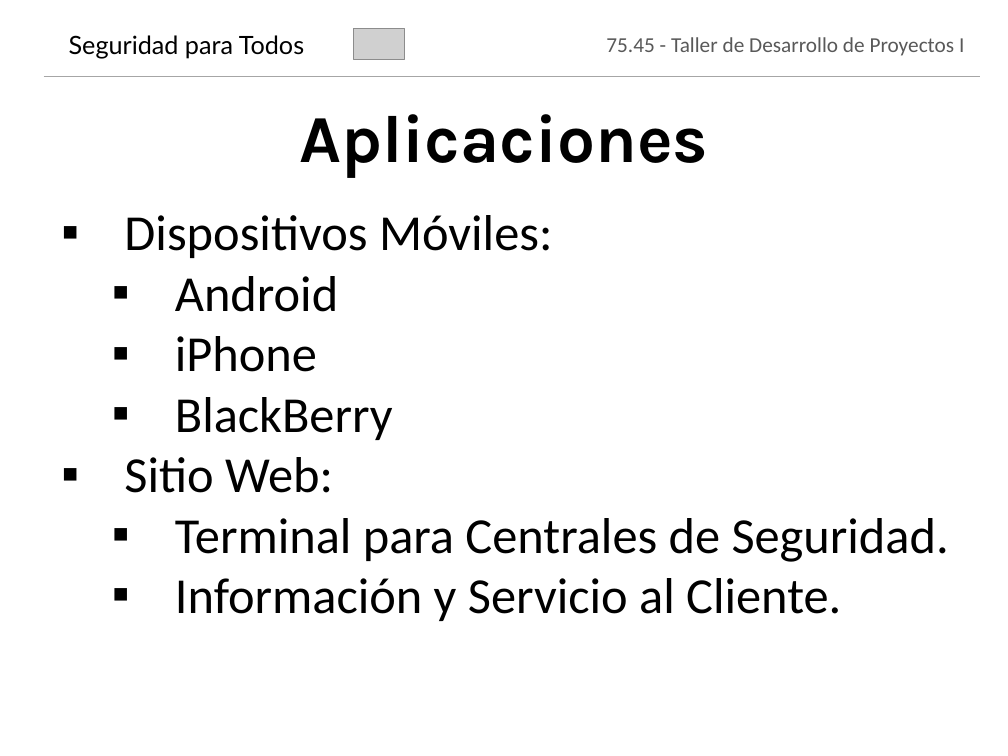
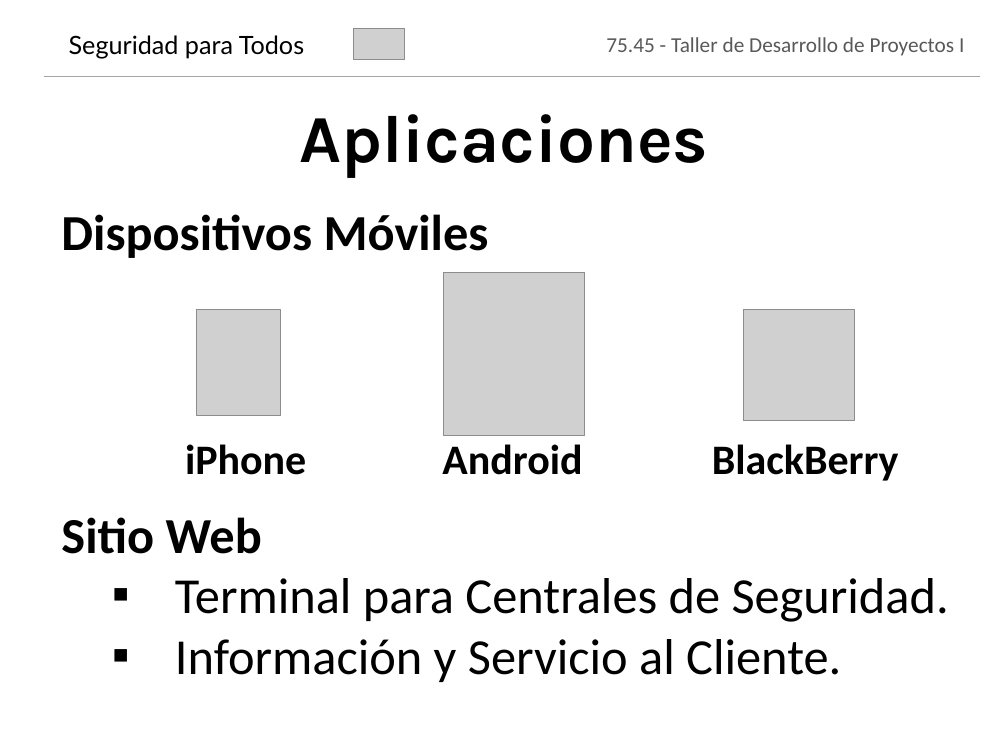
Before and after one commit to jmonetti/2012-1er-taller-de-desarrollo-de-proyectos-i, a slide deck: slide 6 of docs/Presentacion.pptx. Drawn at 1008x756 pixels with LibreOffice and Linux fonts; fonts in the diff are those of the drawing; grey boxes stand for pictures; background and template pictures are left out. Boxes give left, top, right and bottom in pixels: in the first picture for what was removed or moved away, otherwise in the second. Text is boxed around its words. In the diff, an @@ line names an element or a change of style, - is before the commit and + after.

```diff
--- a/docs/Presentacion.pptx
+++ b/docs/Presentacion.pptx
@@ text at box(61, 214, 489, 554): text changed; bold on @@
-▪ Dispositivos Móviles:
-  ▪ Android
-  ▪ iPhone
-  ▪ BlackBerry
-▪ Sitio Web:
+Dispositivos Móviles
+Sitio Web
@@ picture added at box(444, 272, 585, 435) @@
@@ picture added at box(197, 309, 280, 415) @@
@@ picture added at box(743, 309, 854, 420) @@
@@ text added at box(185, 444, 306, 475), 30 pt, text #000000, bold @@
+iPhone
@@ text added at box(442, 444, 582, 475), 30 pt, text #000000, bold @@
+Android
@@ text added at box(712, 444, 899, 481), 30 pt, text #000000, bold @@
+BlackBerry
```
Also in this commit, not shown: 5 other slides changed, 5 other files.
